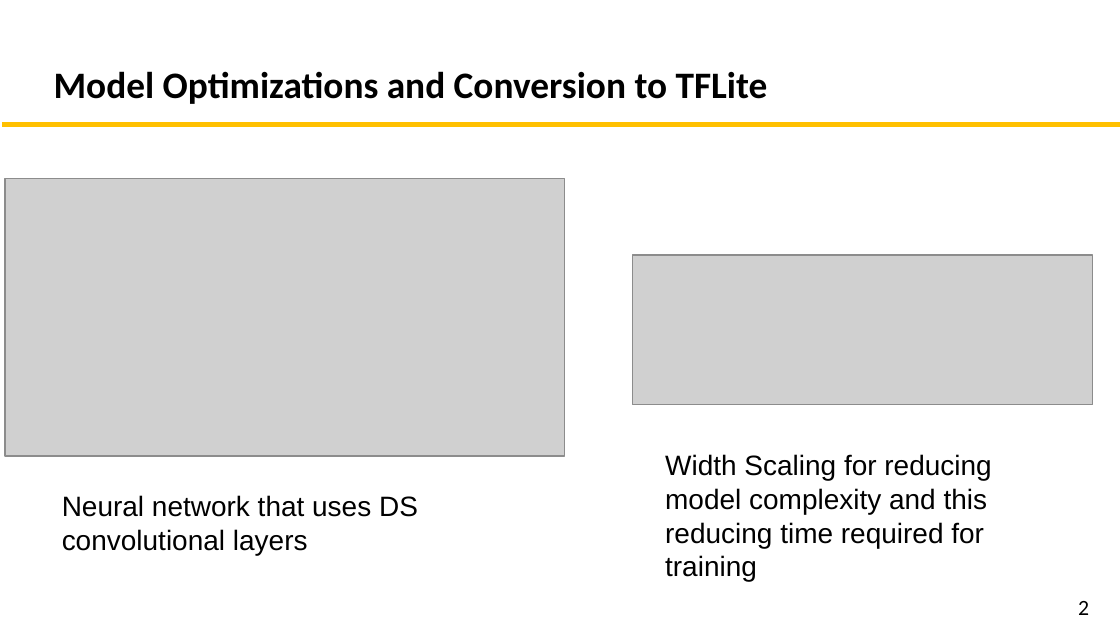
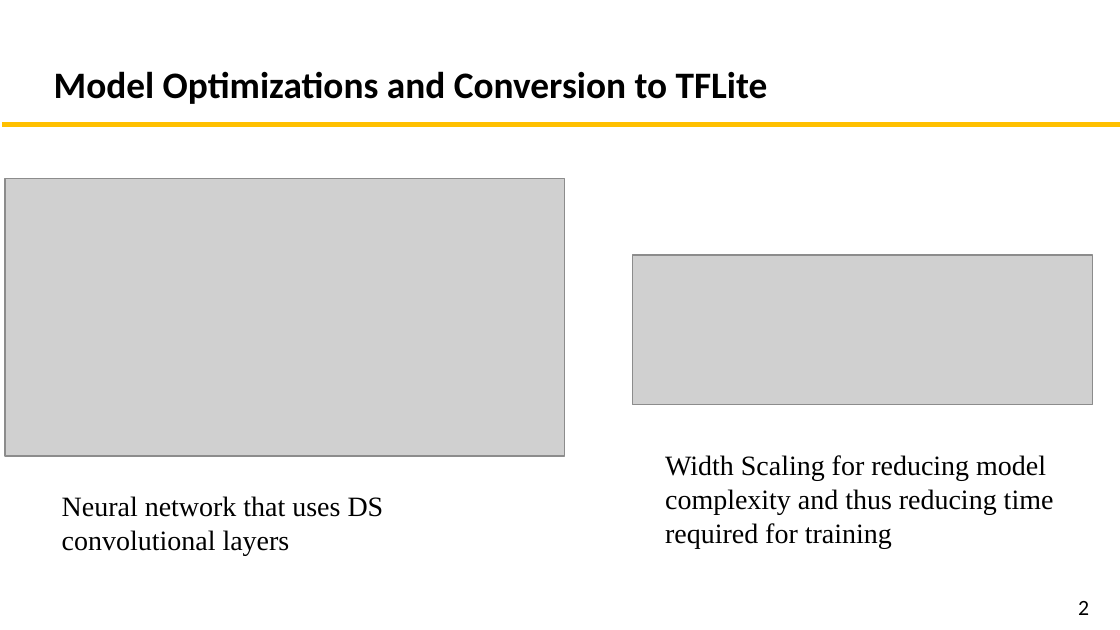
Before and after one commit to chowned/Audio-recognition-for-IOT, a slide deck: slide 10 of Project_Submission/Presentation.pptx (slide 9 before the commit). Drawn at 1120x630 pixels with LibreOffice and Linux fonts; fonts in the diff are those of the drawing; grey boxes stand for pictures. Boxes give left, top, right and bottom in pixels: in the first picture for what was removed or moved away, otherwise in the second. Text is boxed around its words. In the diff, an @@ line names an element or a change of style, - is before the commit and + after.

```diff
--- a/Project_Submission/Presentation.pptx
+++ b/Project_Submission/Presentation.pptx
@@ text at (665,455,1054,548): text changed; font Arial to Times New Roman @@
-Width Scaling for reducing model complexity and this reducing time required for training
+Width Scaling for reducing model complexity and thus reducing time required for training
@@ text "Neural network that uses DS ..." at (62,496,384,555): font Arial to Times New Roman @@
```
Also in this commit, not shown: 8 other slides changed, 1 slide added.
